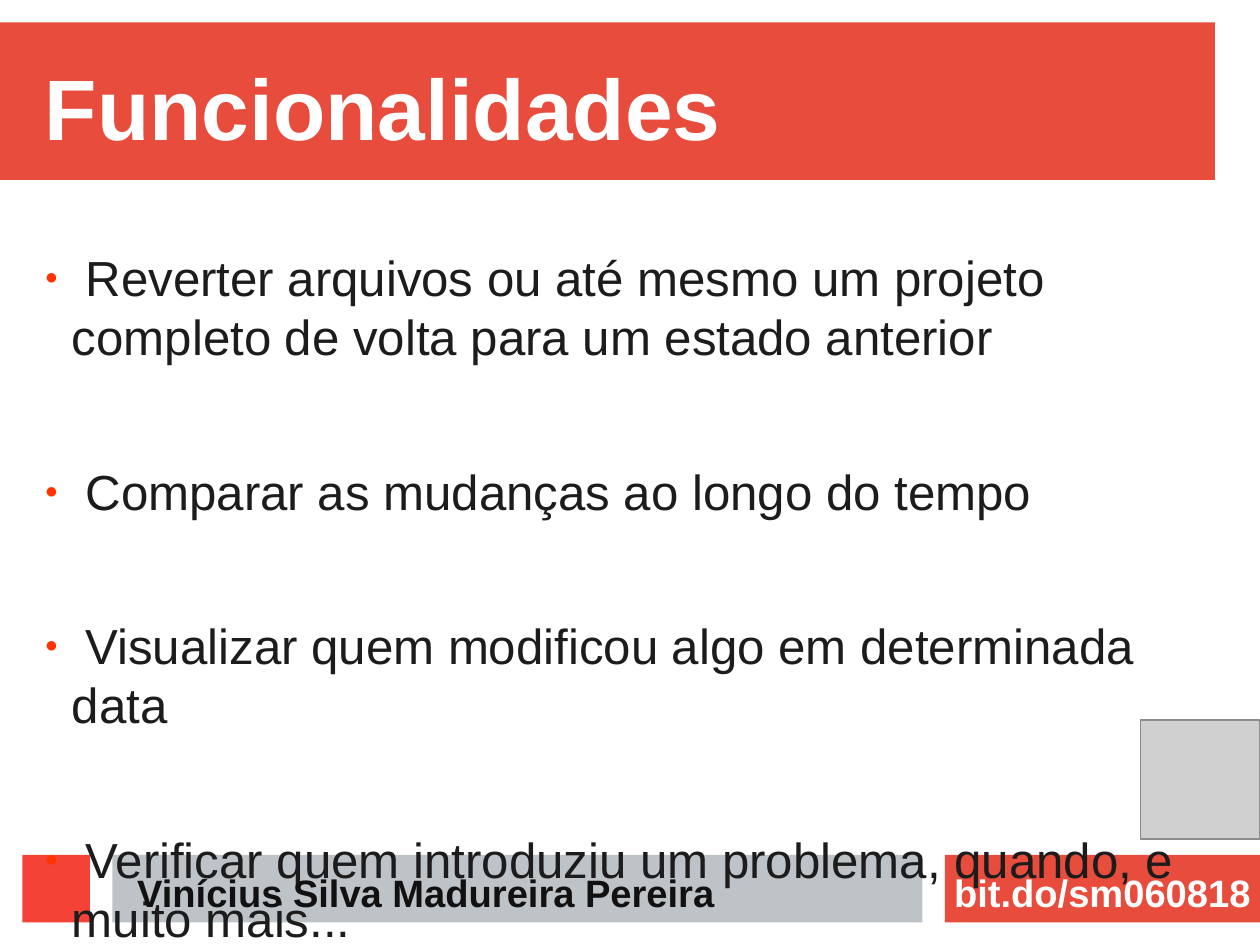
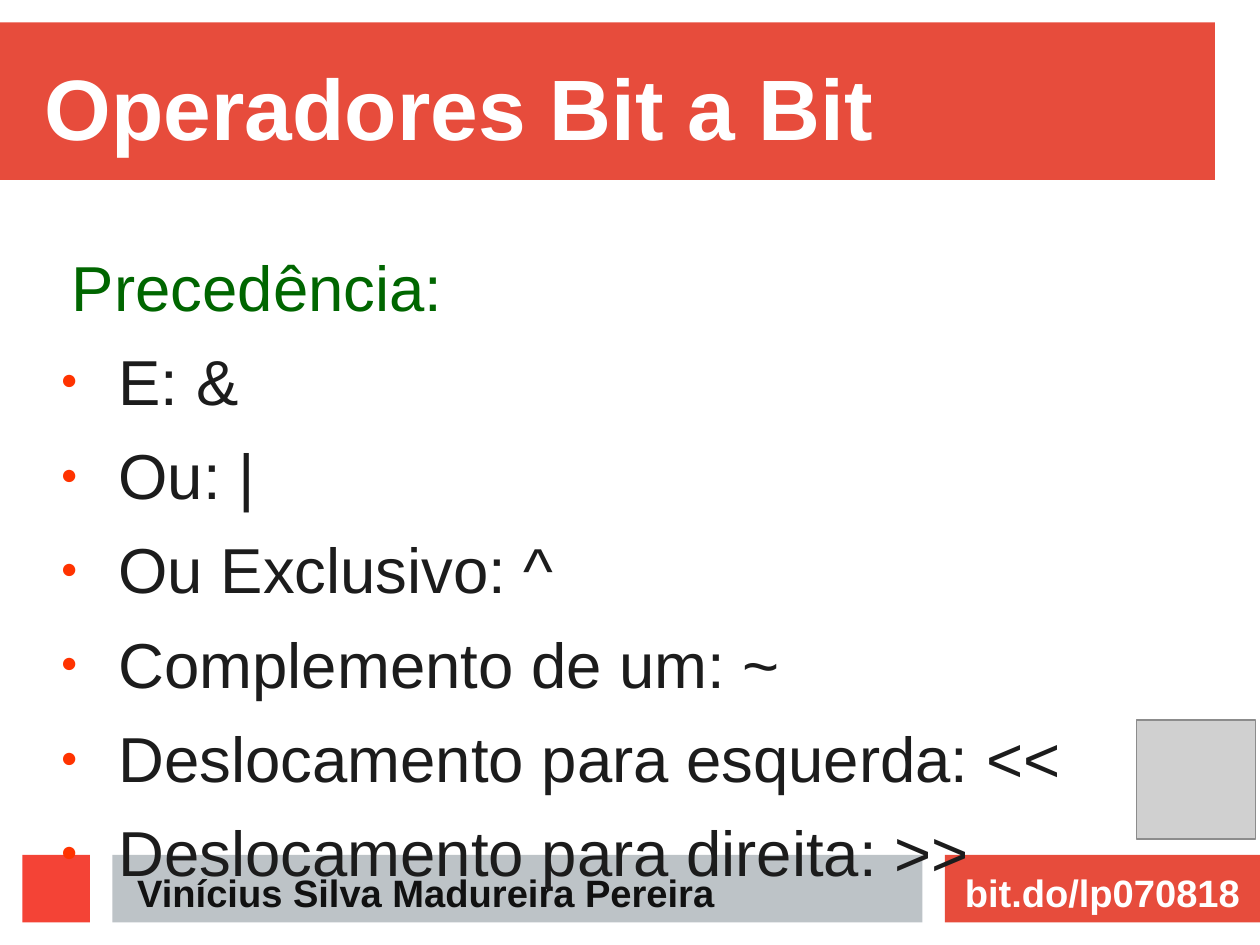
Before and after one commit to ViniciusMadureira/etec, a slide deck: slide 11 of apresentacao.odp (slide 4 before the commit). Drawn at 1260x945 pixels with LibreOffice and Linux fonts; fonts in the diff are those of the drawing; grey boxes stand for pictures. Boxes give left, top, right and bottom in pixels: in the first picture for what was removed or moved away, otherwise in the second. Text is boxed around its words. In the diff, an @@ line names an element or a change of style, - is before the commit and + after.

```diff
--- a/apresentacao.odp
+++ b/apresentacao.odp
@@ title at <box>45,78,873,156</box>: text changed @@
-Funcionalidades
+Operadores Bit a Bit
@@ text at <box>72,264,968,888</box>: text changed; size 31 to 40 pt @@
-● Reverter arquivos ou até mesmo um projeto completo de volta para um estado anterior
-● Comparar as mudanças ao longo do tempo
-● Visualizar quem modificou algo em determinada data
-● Verificar quem introduziu um problema, quando, e muito mais...
+Precedência:
+● E: &
+● Ou: |
+● Ou Exclusivo: ^
+● Complemento de um: ~
+● Deslocamento para esquerda: <<
+● Deslocamento para direita: >>
@@ picture: place and size @@
-picture at <box>1141,720,1260,839</box>
+picture at <box>1137,720,1255,839</box>
@@ text at <box>965,879,1240,915</box>: text changed @@
-bit.do/sm060818
+bit.do/lp070818
```
Also in this commit, not shown: 8 other slides changed, 10 slides added, 1 slide removed, 1 other file.
